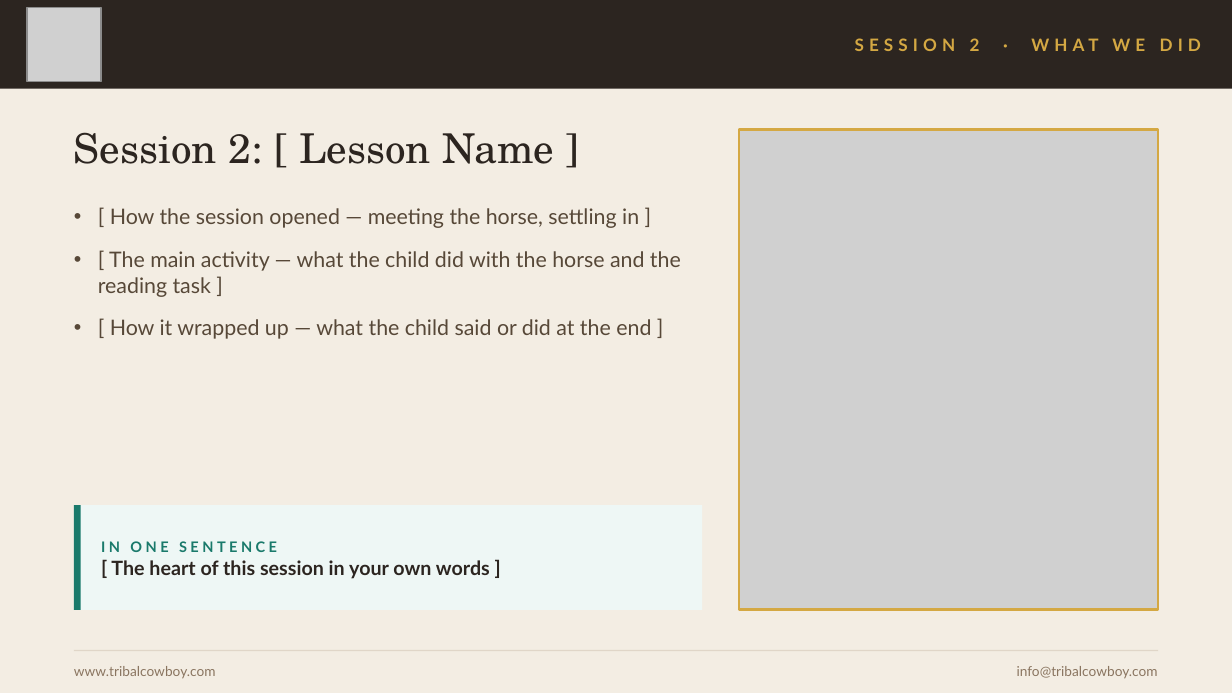
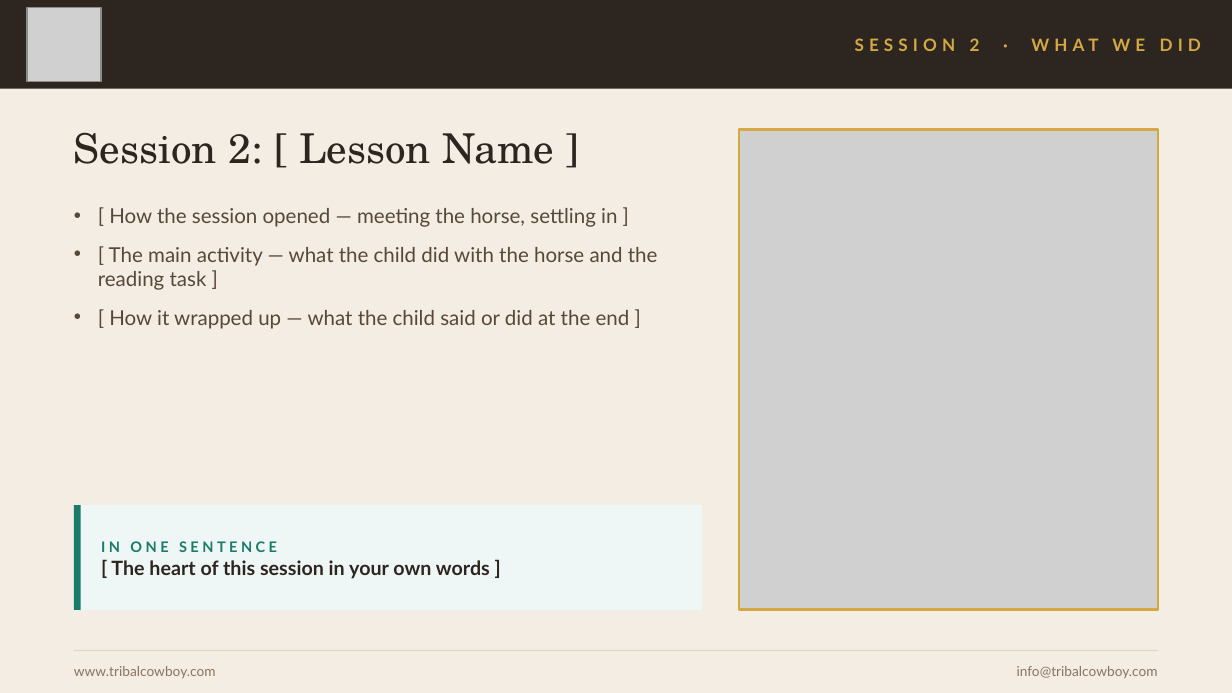
Before and after one commit to mrshuffhines-byte/tribal-cowboy-webhook, a slide deck: slide 5 of content/presentations/HPR-Class4-Practice-Sessions.pptx. Drawn at 1232x693 pixels with LibreOffice and Linux fonts; fonts in the diff are those of the drawing; grey boxes stand for pictures. Boxes give left, top, right and bottom in pixels: in the first picture for what was removed or moved away, otherwise in the second. Text is boxed around its words. In the diff, an @@ line names an element or a change of style, - is before the commit and + after.

```diff
--- a/content/presentations/HPR-Class4-Practice-Sessions.pptx
+++ b/content/presentations/HPR-Class4-Practice-Sessions.pptx
@@ text "[ How the session opened ..." at box(98, 208, 658, 329): size 12.5 to 12 pt; less space between paragraphs @@
```
Also in this commit, not shown: 2 other slides changed, 1 other file.
